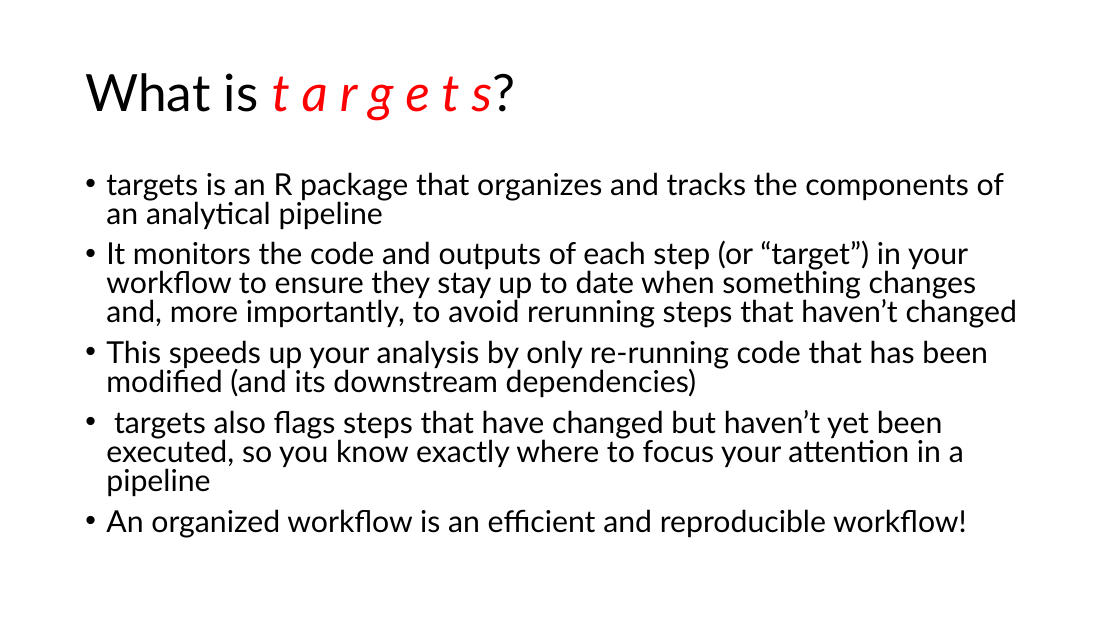
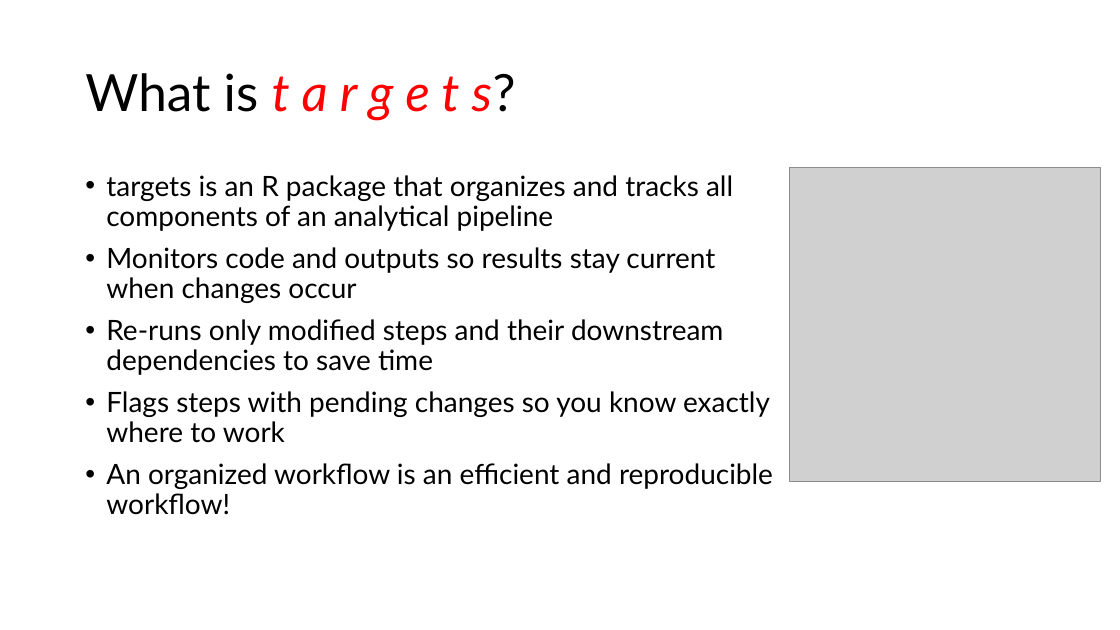
Before and after one commit to andreashandel/targets-tutorial, a slide deck: slide 3 of products/slides/idig-pres.pptx (slide 2 before the commit). Drawn at 1120x630 pixels with LibreOffice and Linux fonts; fonts in the diff are those of the drawing; grey boxes stand for pictures. Boxes give left, top, right and bottom in pixels: in the first picture for what was removed or moved away, otherwise in the second. Text is boxed around its words. In the diff, an @@ line names an element or a change of style, - is before the commit and + after.

```diff
--- a/products/slides/idig-pres.pptx
+++ b/products/slides/idig-pres.pptx
@@ text at bbox=[106, 175, 770, 443]: text changed; size 25.9 to 24 pt @@
-• targets is an R package that organizes and tracks the components of an analytical pipeline
-• It monitors the code and outputs of each step (or “target”) in your workflow to ensure they stay up to date when something changes and, more importantly, to avoid rerunning steps that haven’t changed
-• This speeds up your analysis by only re-running code that has been modified (and its downstream dependencies)
-• targets also flags steps that have changed but haven’t yet been executed, so you know exactly where to focus your attention in a pipeline
+• targets is an R package that organizes and tracks all components of an analytical pipeline
+• Monitors code and outputs so results stay current when changes occur
+• Re-runs only modified steps and their downstream dependencies to save time
+• Flags steps with pending changes so you know exactly where to work
@@ picture added at bbox=[790, 168, 1101, 482] @@
@@ text at bbox=[106, 463, 773, 515]: size 25.9 to 24 pt in "An organized workflow is an efficient and ..."; line spacing 0.8 to 0.9 @@
```
Also in this commit, not shown: 1 other slide changed, 3 slides added.
